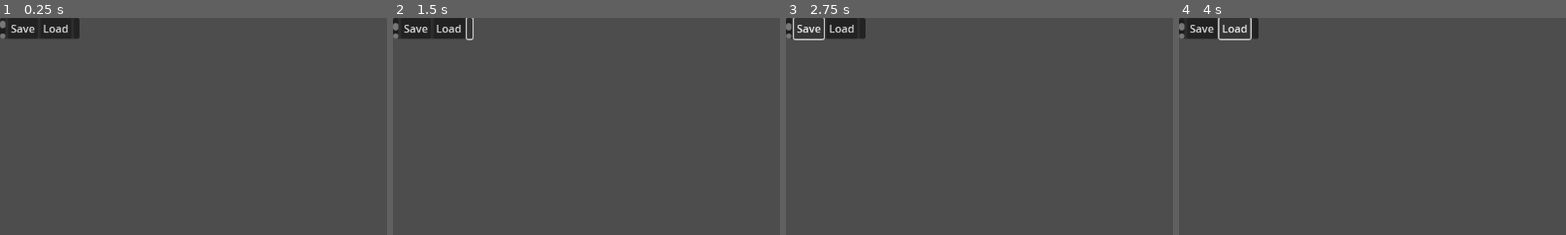
Above: before the commit, frames 1-4 (left to right).
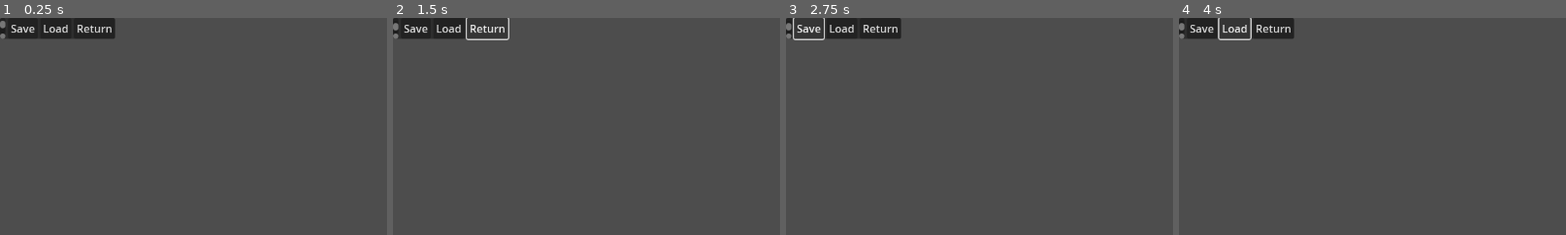
Above: after the commit, the same moments.

Repository: sassani134/GMTK2024_BTS
Game: Godot game, scene res://Scenes/team_build_scene.tscn
The game is run twice, just before and just after one commit, with the same random seed, the same clock (stepped at 60 frames per second) and the same inputs. The project has no main scene, so this scene is started directly.
Inputs (mouse positions are % of the whole screen's width and height, from its top left; square brackets give the same spot before the commit, where the layout moved):
- Up to frame 1 (0.25 s): no input
- Up to frame 2 (1.5 s): click (0, 2) at 0.52 s; type "Alex" at 0.6 s; click (12, 2) [10, 2] at 1.25 s
- Up to frame 3 (2.75 s): click "Save" at 2 s
- Up to frame 4 (4 s): click "Load" at 2.75 s
The pictures show only the part of the screen within x 0-50%, y 0-50%; the shares and areas given below are measured in that part.

The runs differ from the first frame. In frame 1, 0.8% of the frame differs, in the area x 20-30%, y 0-10%; in frame 2, 0.3%; in frame 3, 0.8%; in frame 4, 0.8%.

Commit message:
Create a Scene to save load Team

Diff:
--- a/Scenes/panel_container_save_bottom.tscn
+++ b/Scenes/panel_container_save_bottom.tscn
@@ -29,3 +29,4 @@
 [node name="ButtonReturn" type="Button" parent="HBoxContainer"]
 layout_mode = 2
 size_flags_horizontal = 3
+text = "Return"
